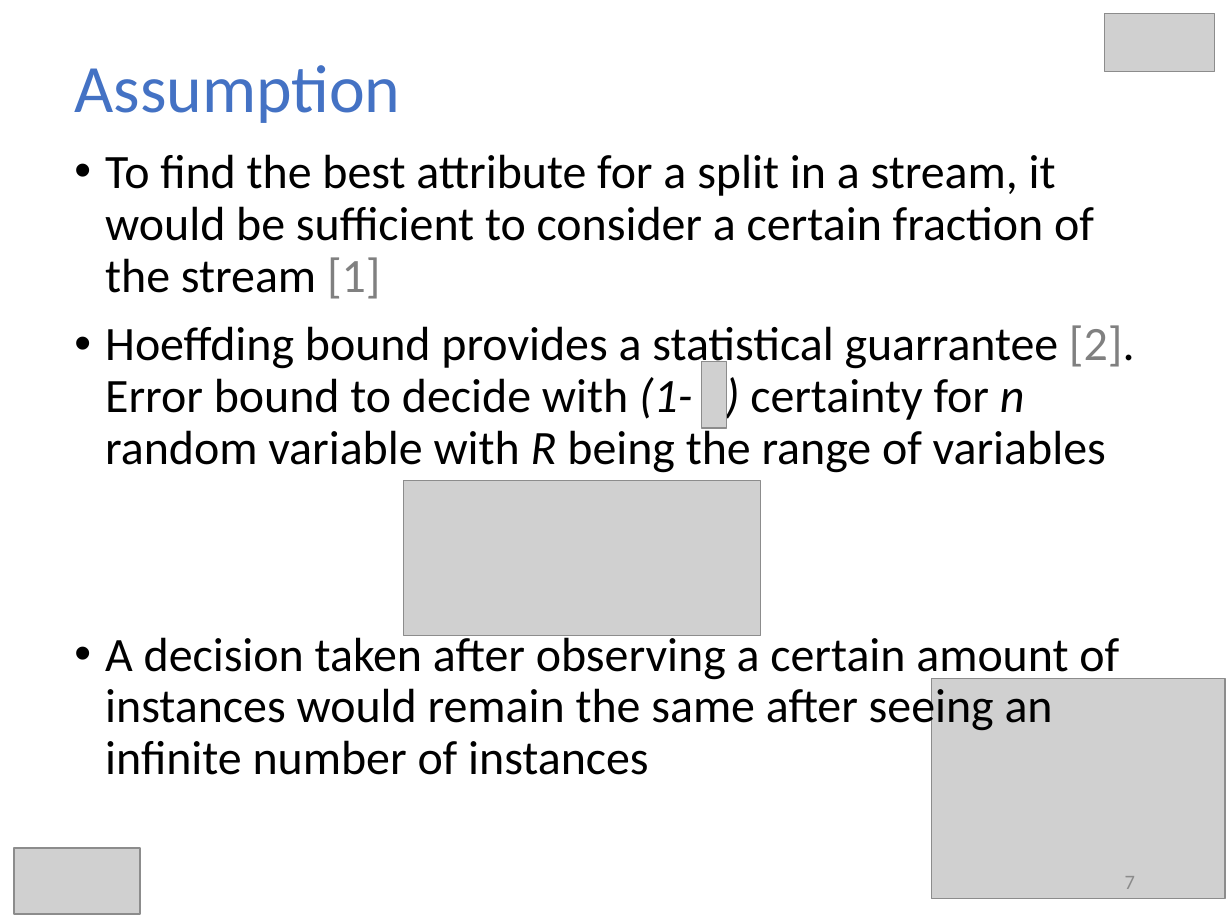
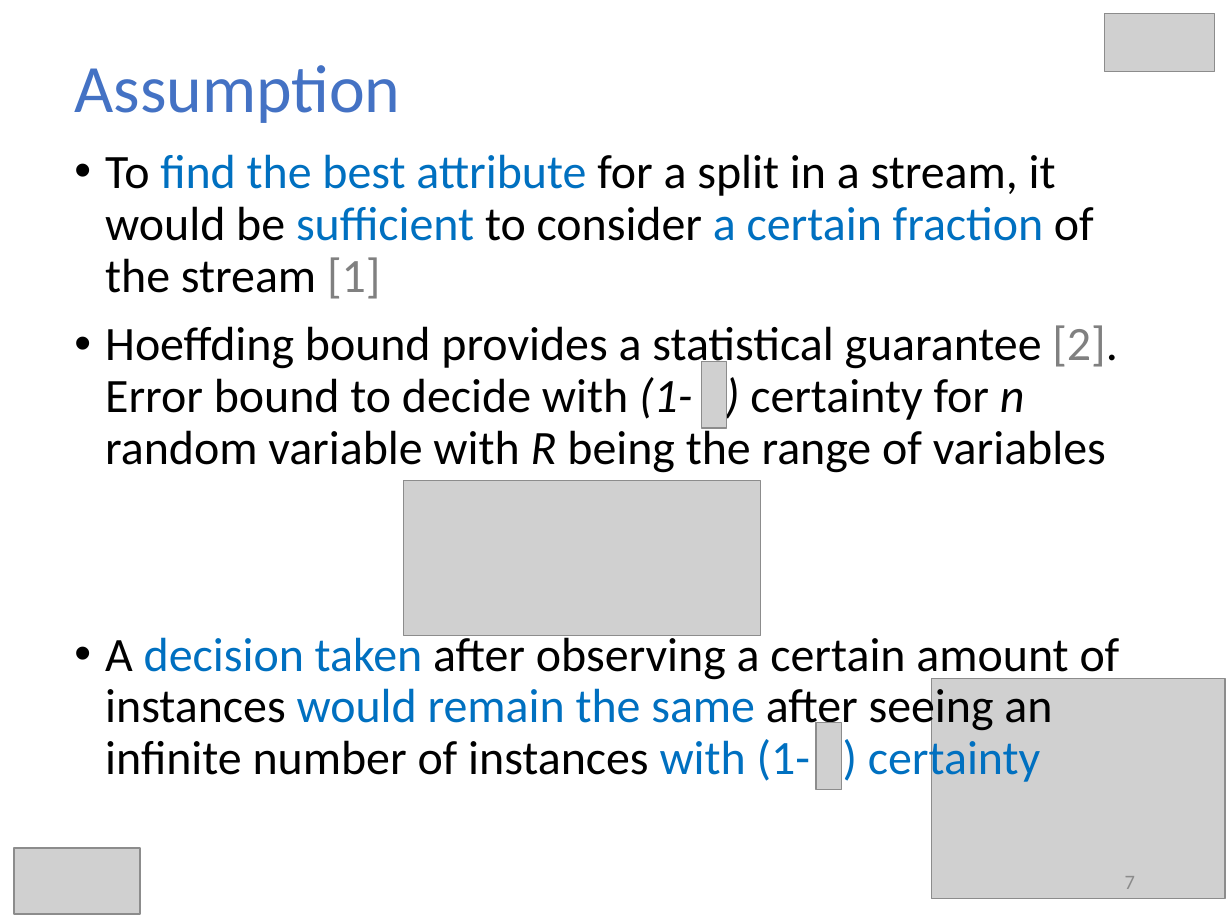
Before and after one commit to hmsgit/minestream, a slide deck: slide 7 of presentation/thesis.pptx. Drawn at 1232x924 pixels with LibreOffice and Linux fonts; fonts in the diff are those of the drawing; grey boxes stand for pictures. Boxes give left, top, right and bottom in pixels: in the first picture for what was removed or moved away, otherwise in the second. Text is boxed around its words. In the diff, an @@ line names an element or a change of style, - is before the commit and + after.

```diff
--- a/presentation/thesis.pptx
+++ b/presentation/thesis.pptx
@@ text at [105,154,1094,299]: text colour #000000 to #0070C0 in "find the best attribute sufficient a certain ..." @@
@@ text at [105,325,1120,786]: text changed @@
-• Hoeffding bound provides a statistical guarrantee [2]. Error bound to decide with (1- ) certainty for n random variable with R being the range of variables
-• A decision taken after observing a certain amount of instances would remain the same after seeing an infinite number of instances
+• Hoeffding bound provides a statistical guarantee [2]. Error bound to decide with (1- ) certainty for n random variable with R being the range of variables
+• A decision taken after observing a certain amount of instances would remain the same after seeing an infinite number of instances with (1- ) certainty
@@ picture added at [816,723,841,790] @@
```
Also in this commit, not shown: 18 other slides changed, 2 slides added.
